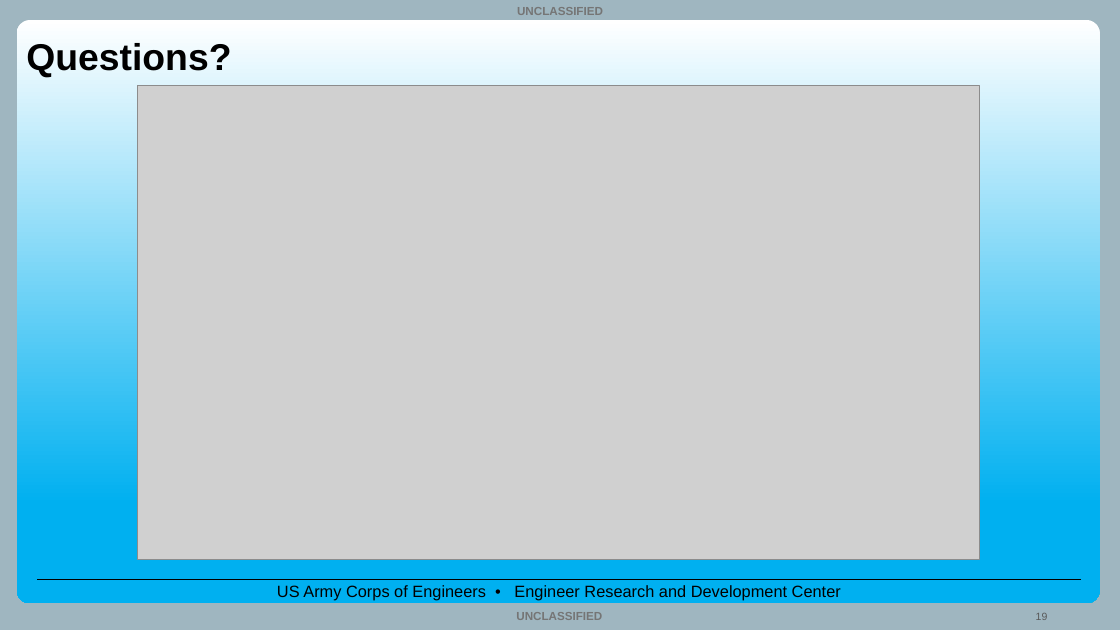
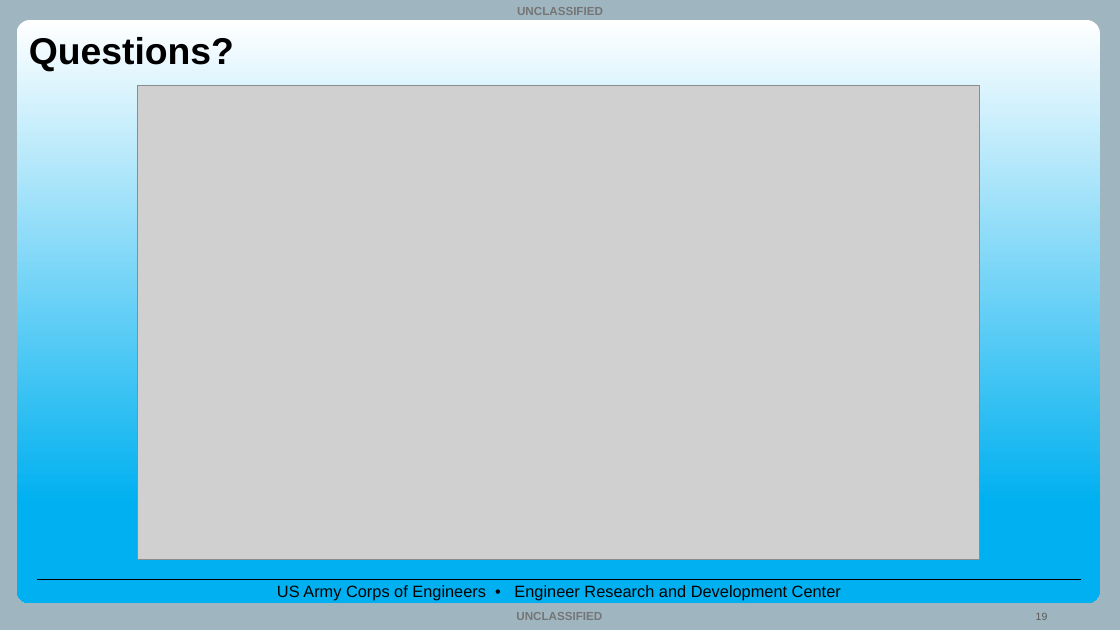
Before and after one commit to EcohydrologyTeam/CE-QUAL-W2-Workshop-2025, a slide deck: slide 19 of Lectures/1.04_Lecture_Water_Temperature_Modeling_Sep2025_TS.pptx. Drawn at 1120x630 pixels with LibreOffice and Linux fonts; fonts in the diff are those of the drawing; grey boxes stand for pictures; background and template pictures are left out. Boxes give left, top, right and bottom in pixels: in the first picture for what was removed or moved away, otherwise in the second. Text is boxed around its words. In the diff, an @@ line names an element or a change of style, - is before the commit and + after.

```diff
--- a/Lectures/1.04_Lecture_Water_Temperature_Modeling_Sep2025_TS.pptx
+++ b/Lectures/1.04_Lecture_Water_Temperature_Modeling_Sep2025_TS.pptx
@@ title "Questions?" moved from (x1=26, y1=43, x2=231, y2=77) to (x1=29, y1=37, x2=234, y2=71) @@
```
Also in this commit, not shown: 17 other slides changed.
